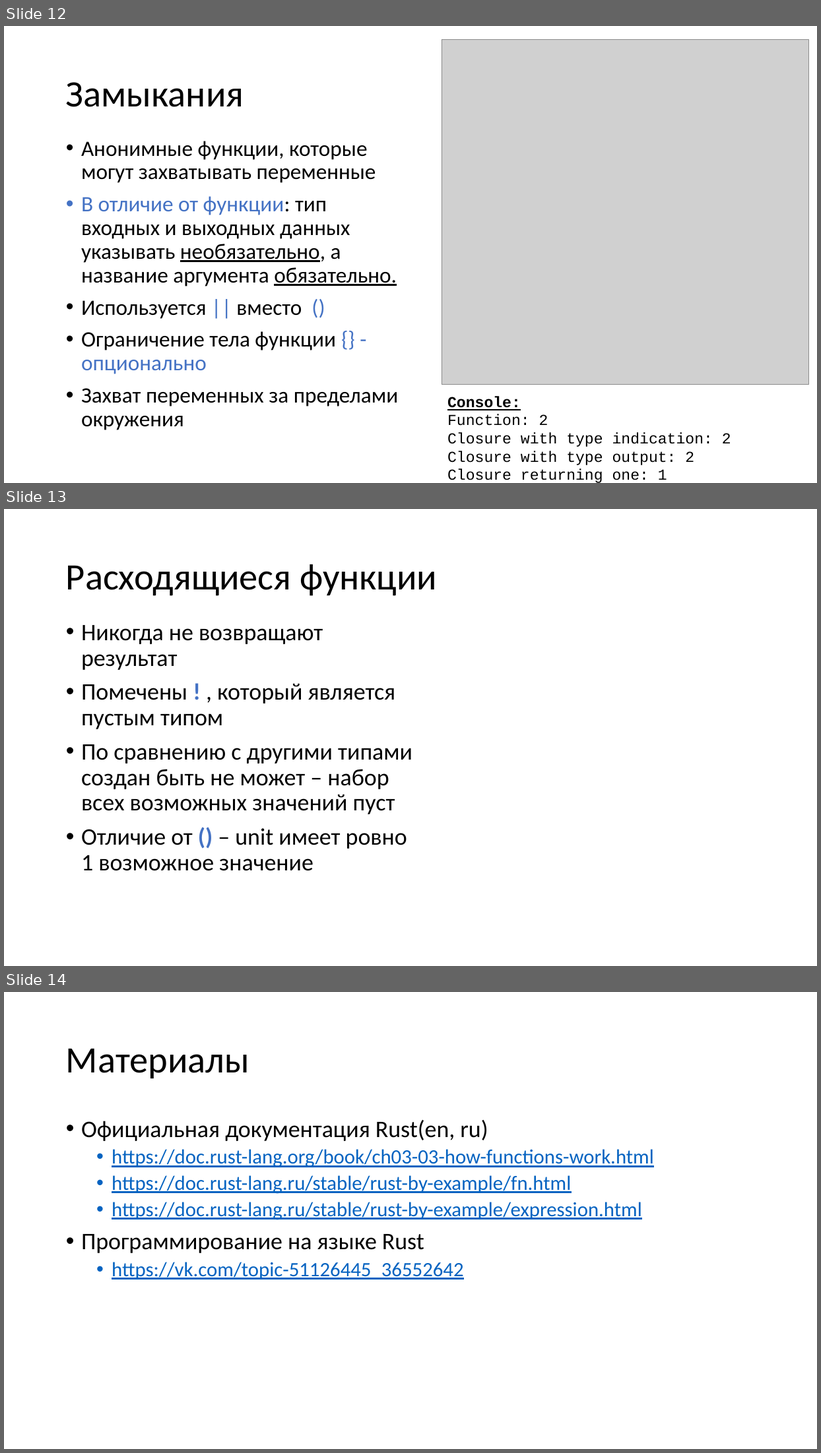
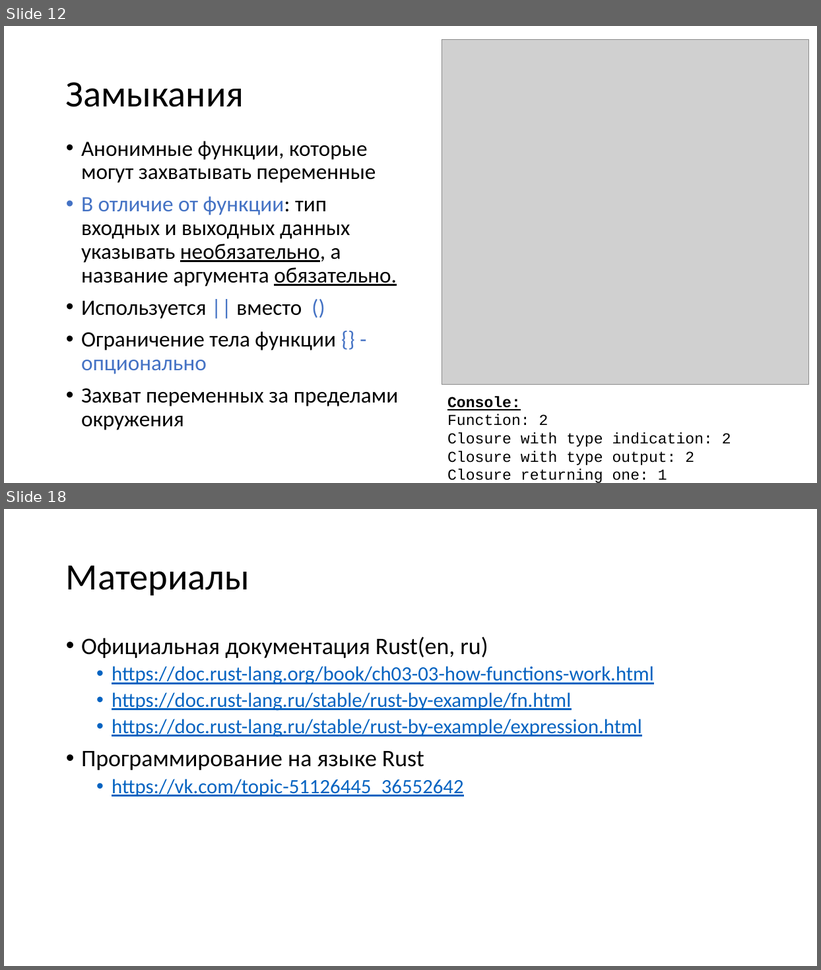
Before and after one commit to Katalien/New-programming-languages, a slide deck: reports/functions/functions.pptx. Shown one above the other, each under a label of ours: slides 12, 13 and 14 before the commit, slides 12 and 18 after it; the slides between them are not shown. The pictures are 821x1453 and 821x970 pixels, drawn with LibreOffice and Linux fonts; fonts in the diff are those of the drawing; grey boxes stand for pictures. Boxes give left, top, right and bottom in pixels: in the first picture for what was removed or moved away, otherwise in the second. Text is boxed around its words. In the diff, an @@ line names an element or a change of style, - is before the commit and + after.

```diff
--- a/reports/functions/functions.pptx
+++ b/reports/functions/functions.pptx
@@ slide 13 removed at bbox=[4, 509, 817, 966], background #FFFFFF @@
@@ title removed at bbox=[66, 564, 437, 596] @@
-Расходящиеся функции
@@ text removed at bbox=[81, 625, 413, 871] @@
-• Никогда не возвращают результат
-• Помечены ! , который является пустым типом
-• По сравнению с другими типами создан быть не может – набор всех возможных значений пуст
-• Отличие от () – unit имеет ровно 1 возможное значение
@@ what was slide 14 is now slide 18 @@
```
Also in this commit, not shown: 5 slides added, 1 other file.
